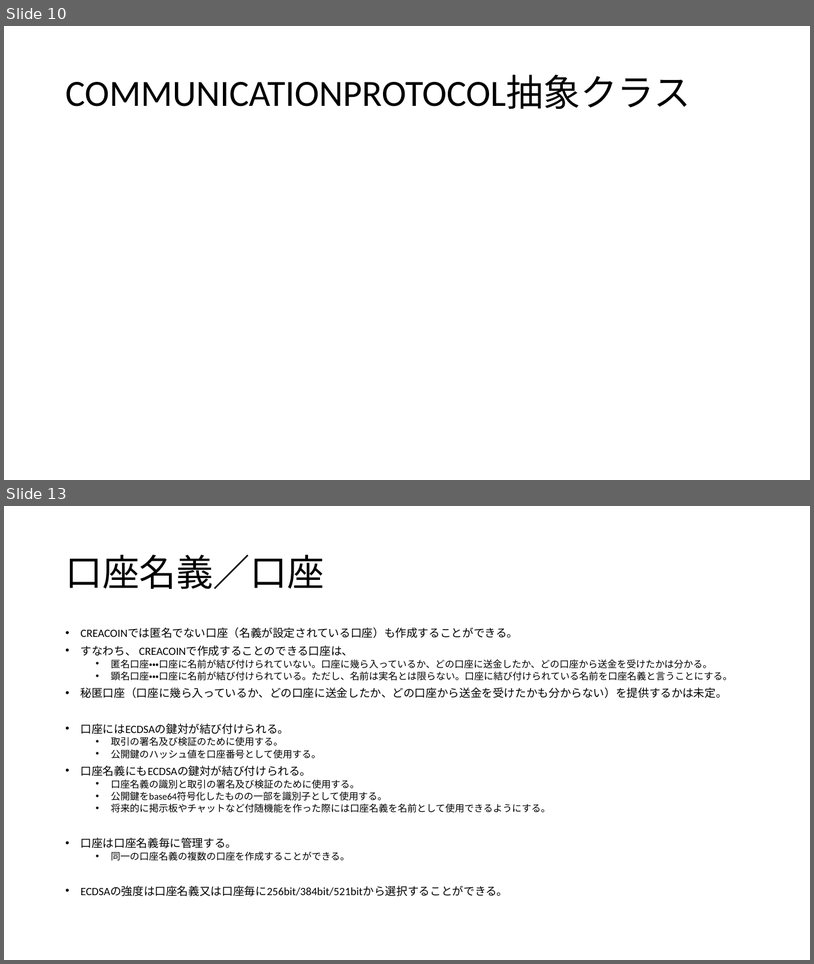
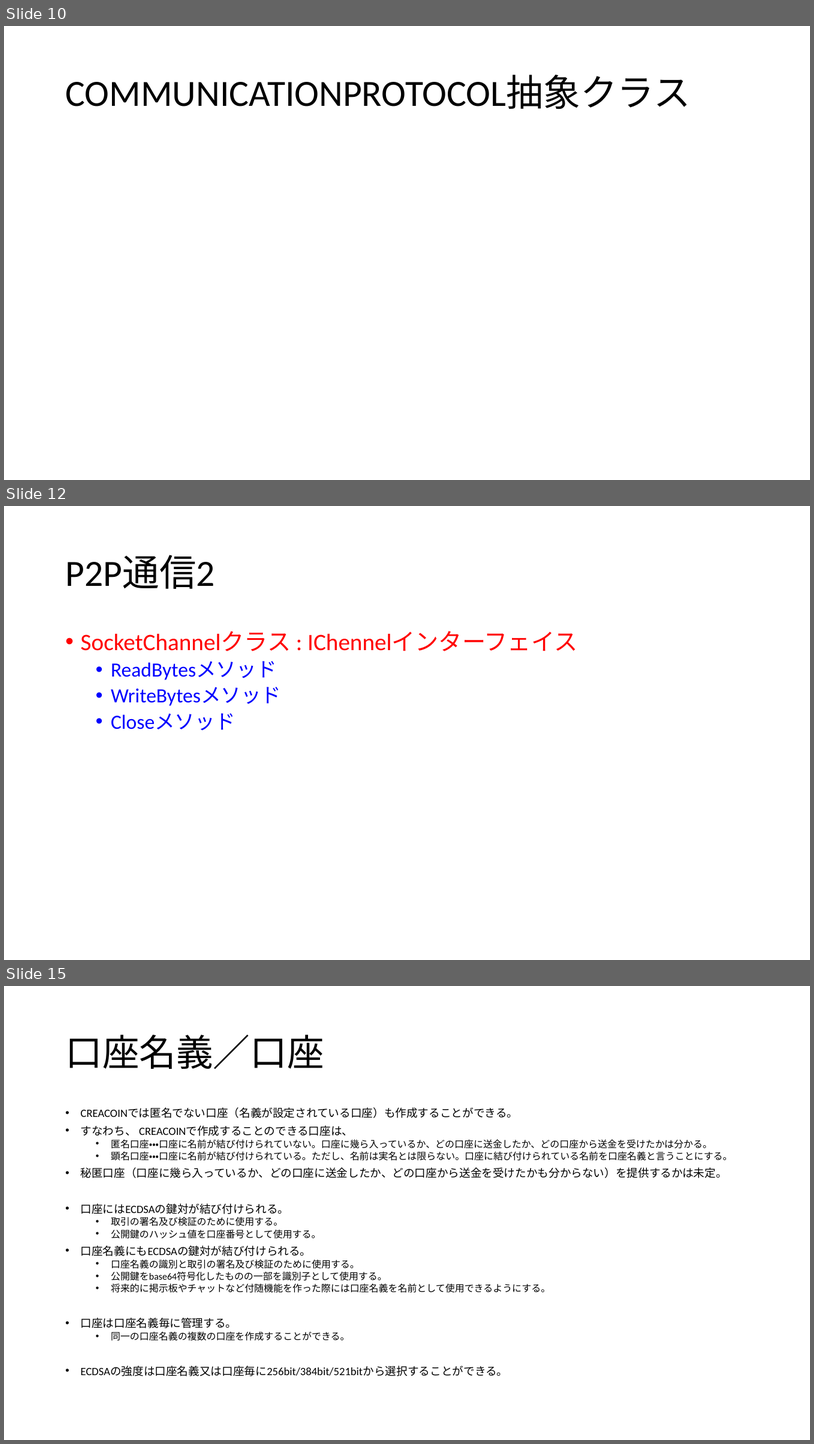
Before and after one commit to pizyumi/CREA, a slide deck: CREA2014/CREACOIN.pptx. Shown one above the other, each under a label of ours: slides 10 and 13 before the commit, slides 10, 12 and 15 after it; the slides between them are not shown. The pictures are 814x964 and 814x1444 pixels, drawn with LibreOffice and Linux fonts; fonts in the diff are those of the drawing. Boxes give left, top, right and bottom in pixels: in the first picture for what was removed or moved away, otherwise in the second. Text is boxed around its words. In the diff, an @@ line names an element or a change of style, - is before the commit and + after.

```diff
--- a/CREA2014/CREACOIN.pptx
+++ b/CREA2014/CREACOIN.pptx
@@ slide 12 added at [4,506,810,960], background #FFFFFF @@
@@ title added at [65,555,215,589], 44 pt, text #000000 @@
+P2P通信2
@@ text added at [81,631,578,730], 24 pt, text #0000FF @@
+• SocketChannelクラス : IChennelインターフェイス
+  • ReadBytesメソッド
+  • WriteBytesメソッド
+  • Closeメソッド
@@ what was slide 13 is now slide 15 @@
```
Also in this commit, not shown: 2 slides changed, 1 other slide added, 5 other files.
